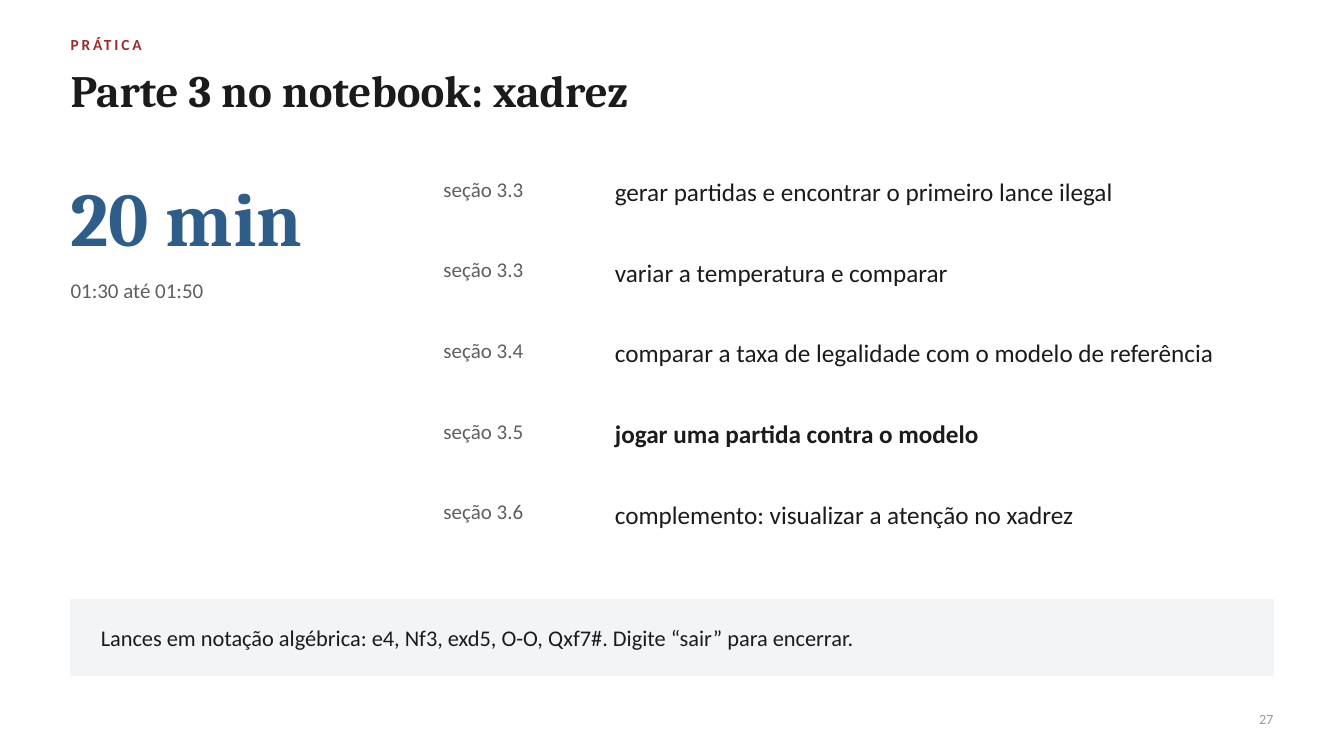
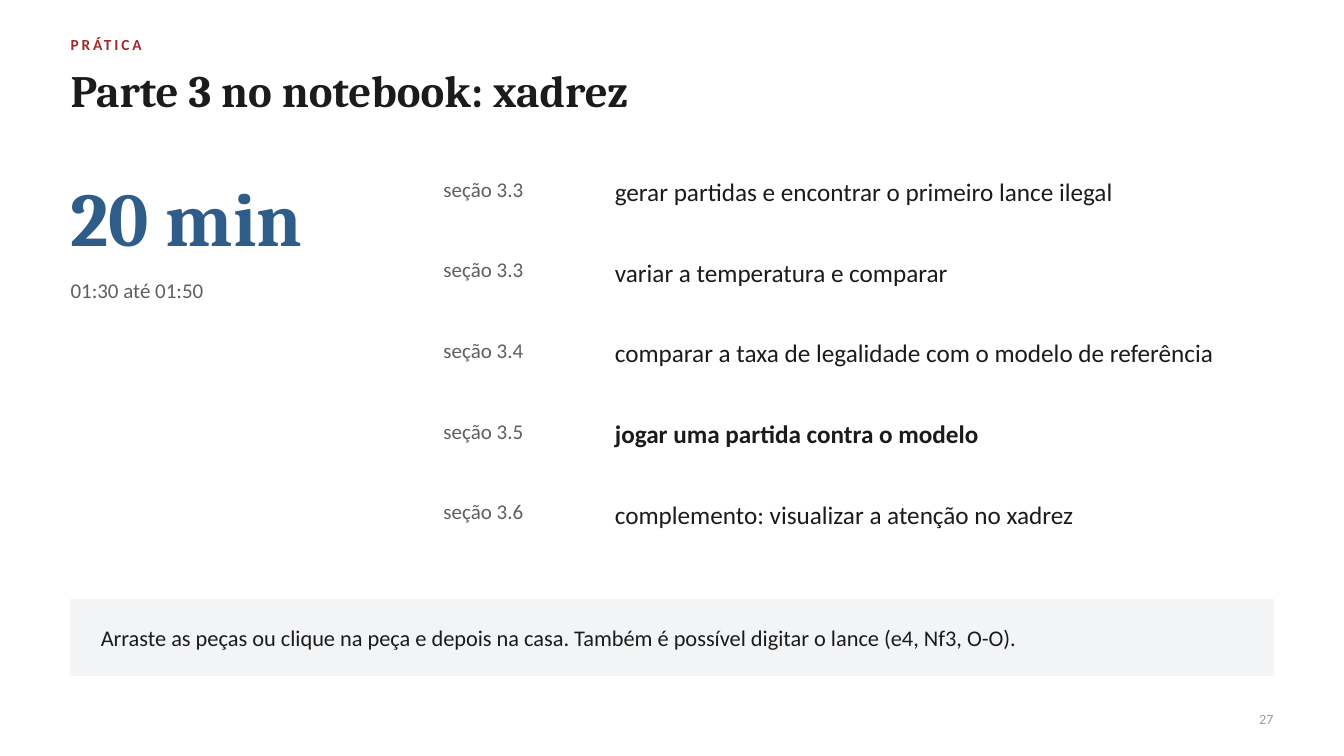
Before and after one commit to giovannibragasv/transformer-do-zero, a slide deck: slide 27 of slides/attention_workshop.pptx. Drawn at 1344x756 pixels with LibreOffice and Linux fonts; fonts in the diff are those of the drawing. Boxes give left, top, right and bottom in pixels: in the first picture for what was removed or moved away, otherwise in the second. Text is boxed around its words. In the diff, an @@ line names an element or a change of style, - is before the commit and + after.

```diff
--- a/slides/attention_workshop.pptx
+++ b/slides/attention_workshop.pptx
@@ text at (x1=101, y1=630, x2=1016, y2=650): text changed @@
-Lances em notação algébrica: e4, Nf3, exd5, O-O, Qxf7#. Digite “sair” para encerrar.
+Arraste as peças ou clique na peça e depois na casa. Também é possível digitar o lance (e4, Nf3, O-O).
```
Also in this commit, not shown: 9 other files.
